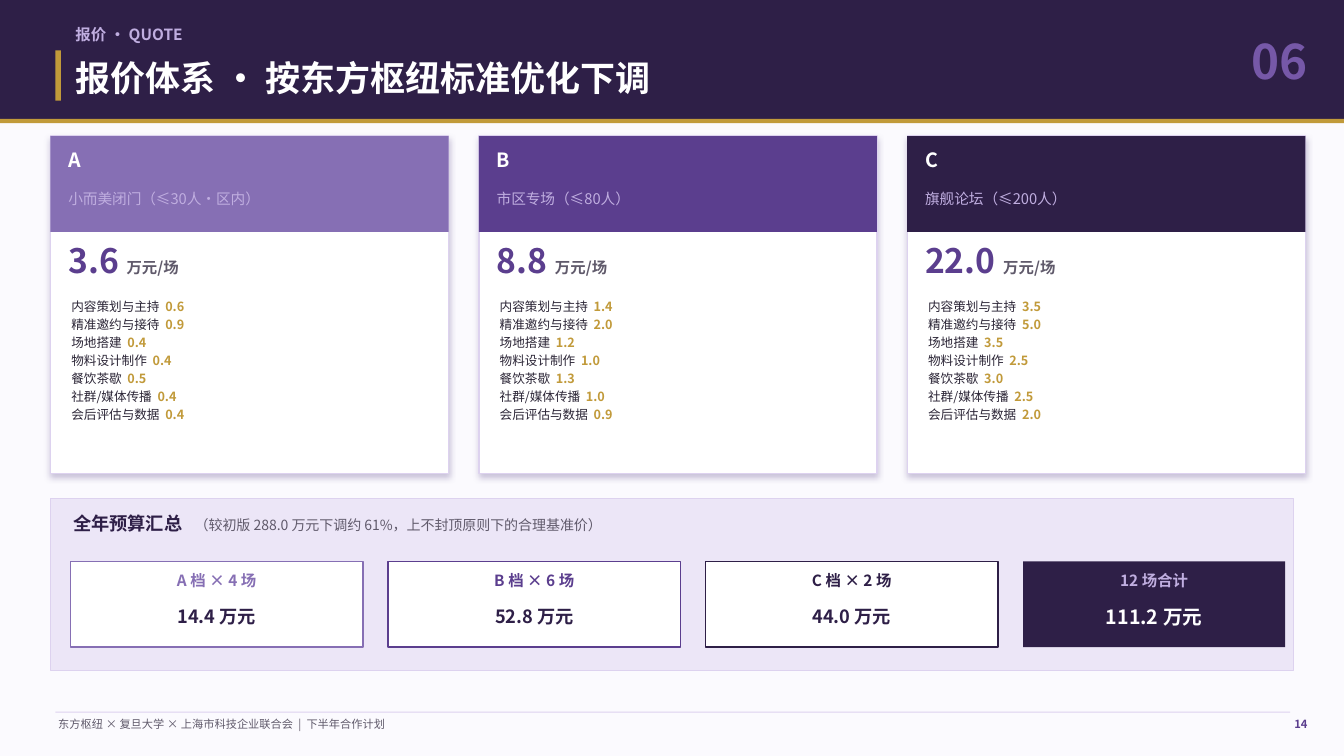
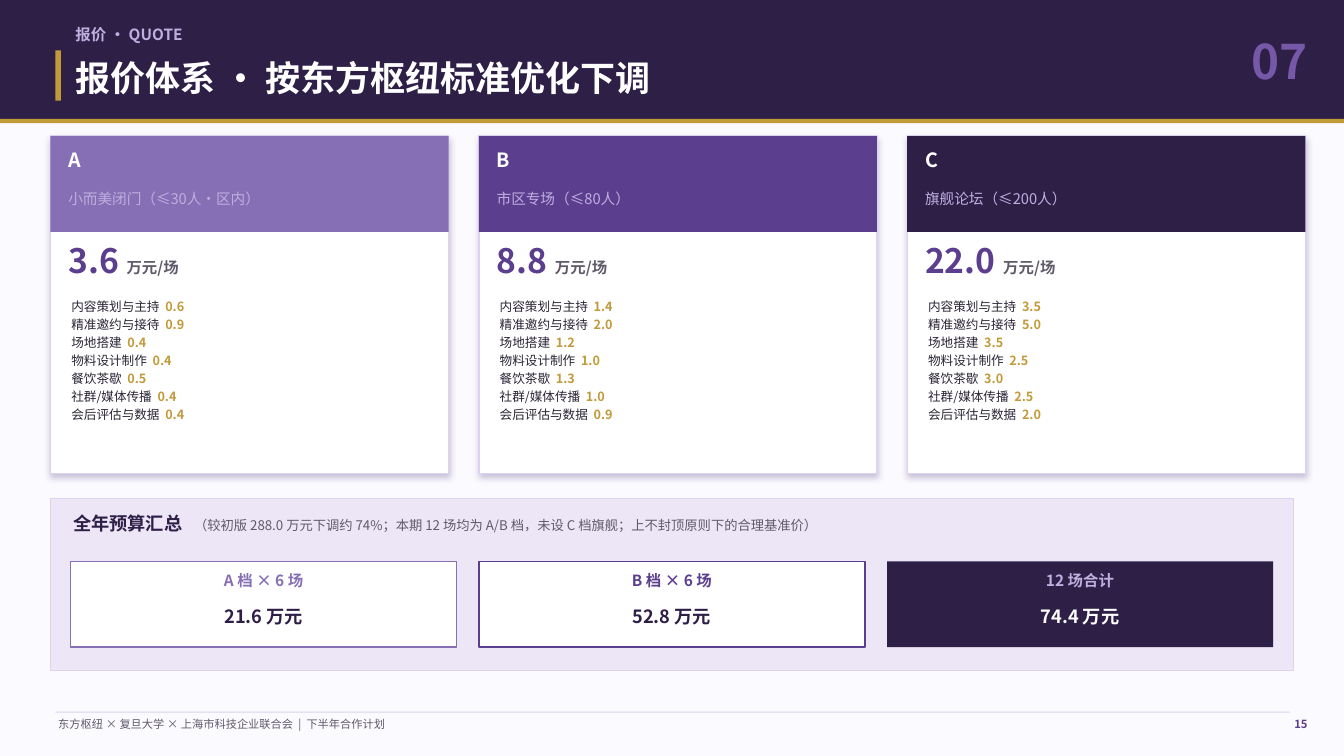
Before and after one commit to hujigang2010-maker/AIDEN, a slide deck: slide 15 of 东方枢纽三方合作计划_汇报PPT.pptx (slide 14 before the commit). Drawn at 1344x756 pixels with LibreOffice and Linux fonts; fonts in the diff are those of the drawing. Boxes give left, top, right and bottom in pixels: in the first picture for what was removed or moved away, otherwise in the second. Text is boxed around its words. In the diff, an @@ line names an element or a change of style, - is before the commit and + after.

```diff
--- a/东方枢纽三方合作计划_汇报PPT.pptx
+++ b/东方枢纽三方合作计划_汇报PPT.pptx
@@ text at (1251,43,1307,80): text changed @@
-06
+07
@@ text at (73,514,817,533): text changed; size 10 to 9.5 pt @@
-全年预算汇总 （较初版 288.0 万元下调约 61%，上不封顶原则下的合理基准价）
+全年预算汇总 （较初版 288.0 万元下调约 74%；本期 12 场均为 A/B 档，未设 C 档旗舰；上不封顶原则下的合理基准价）
@@ rectangle: place and size @@
-rectangle at (71,562,363,647)
+rectangle at (71,562,457,647)
@@ rectangle: place and size @@
-rectangle at (388,562,681,647)
+rectangle at (479,562,865,647)
@@ rectangle: place and size @@
-rectangle at (706,562,998,647)
+rectangle at (887,562,1273,647)
@@ rectangle at (887,562,1273,647): fill #FFFFFF to #2E1F47; outline #2E1F47 1.2 pt to none @@
@@ rectangle removed at (1023,562,1286,647) @@
@@ text at (224,570,303,590): text changed @@
-A 档 × 4 场
+A 档 × 6 场
@@ text "B 档 × 6 场": place and size @@
-text "B 档 × 6 场" at (494,570,574,590)
+text "B 档 × 6 场" at (632,570,711,590)
@@ text removed at (812,570,891,590) @@
-C 档 × 2 场
@@ text "12 场合计": place and size @@
-text "12 场合计" at (1120,573,1188,588)
+text "12 场合计" at (1046,573,1114,588)
@@ text at (224,608,302,625): text changed @@
-14.4 万元
+21.6 万元
@@ text "52.8 万元": place and size @@
-text "52.8 万元" at (495,608,573,625)
+text "52.8 万元" at (633,608,711,625)
@@ text at (1041,608,1119,625): text changed; text colour #2E1F47 to #FFFFFF @@
-44.0 万元
+74.4 万元
@@ text removed at (1106,608,1202,626) @@
-111.2 万元
@@ text at (1294,719,1307,728): text changed @@
-14
+15
```
Also in this commit, not shown: 15 other slides changed, 1 slide added, 4 other files.
